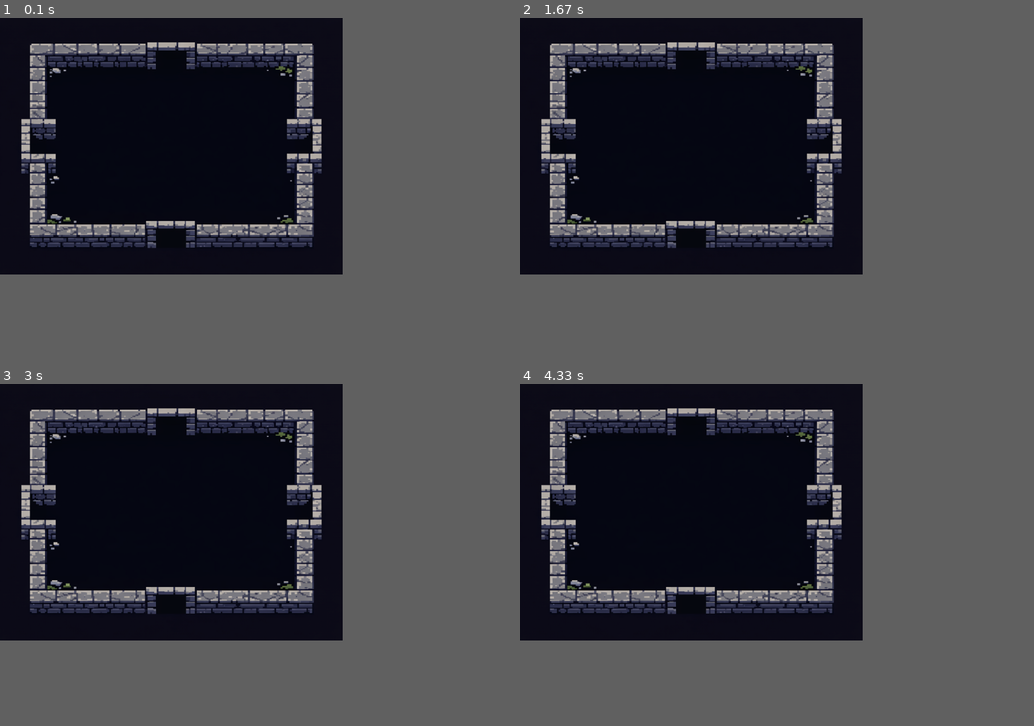
Above: before the commit, frames 1-4 (two rows, left to right).
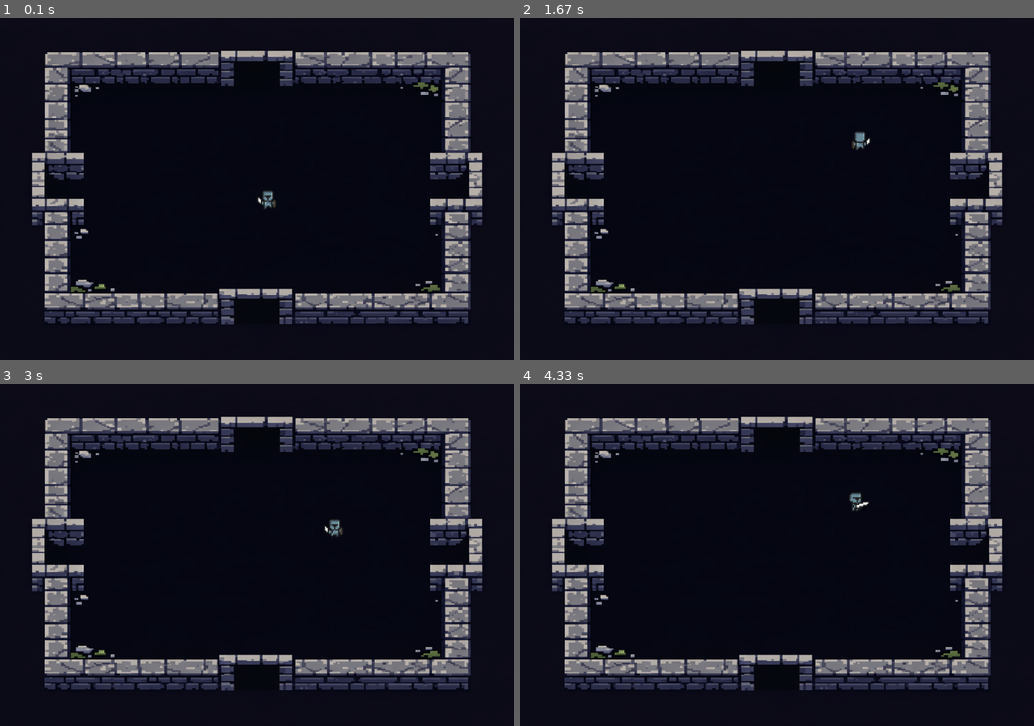
Above: after the commit, the same moments.

Repository: rasmusselsmark/pygame-dungeon
Game: pygame game, started from main.py
Same seed, same stepped clock (60 frames per second), same inputs: the game is played once before the commit and once after it.
Inputs:
- Up to frame 1 (0.1 s): no input
- Up to frame 2 (1.67 s): hold W 0.33-0.8 s; hold Right 0.33-0.8 s; hold Right 0.83-1.3 s; hold W 1.33-1.63 s
- Up to frame 3 (3 s): hold Right 1.67-2.13 s; hold A 2.17-2.7 s; hold Down from 2.73 s (still down)
- Up to frame 4 (4.33 s): release Down at 3.03 s; hold A 3.07-3.47 s; hold Up 3.5-3.87 s; hold D from 3.9 s (still down)
The window is 600x450 before the commit and 900x600 after it. Grey fills any space a smaller window leaves; there, only what the larger window draws over its background counts as a difference.

The runs differ from the first frame. In frame 1, 25% of the frame differs, in the area x 4-94%, y 7-90%; in frame 2, 25%; in frame 3, 25%; in frame 4, 25%.

Commit message:
Animated knight

Diff:
--- a/main.py
+++ b/main.py
@@ -2,7 +2,7 @@
 
 
 def main():
-    game = Game(width=800, height=600, title="2D Dungeon Game")
+    game = Game(width=1200, height=800, title="2D Dungeon Game")
     game.run()
 
 
--- a/src/game.py
+++ b/src/game.py
@@ -1,6 +1,7 @@
 import pygame
 import os
 from pygame.locals import *
+from src.player import Player
 
 
 class Game:
@@ -19,6 +20,9 @@
         self.background = pygame.image.load(bg_path).convert()
         self.background = pygame.transform.scale(self.background, (width, height))
 
+        # Create player in center of screen
+        self.player = Player(width // 2 - 24, height // 2 - 24)
+
     def handle_events(self):
         for event in pygame.event.get():
             if event.type == QUIT:
@@ -28,10 +32,12 @@
                     self.running = False
 
     def update(self):
-        pass
+        keys = pygame.key.get_pressed()
+        self.player.update(keys)
 
     def draw(self):
         self.screen.blit(self.background, (0, 0))
+        self.player.draw(self.screen)
         pygame.display.flip()
 
     def run(self):
--- /dev/null
+++ b/src/player.py
@@ -0,0 +1,94 @@
+import pygame
+import os
+
+
+class Player:
+    def __init__(self, x, y):
+        self.x = x
+        self.y = y
+        self.speed = 3
+        self.sprite_size = 32
+        self.scale = 3
+        self.display_size = self.sprite_size * self.scale
+
+        # Load sprite sheet
+        sheet_path = os.path.join("assets", "images", "knight.png")
+        self.sprite_sheet = pygame.image.load(sheet_path).convert_alpha()
+
+        # Animation state
+        self.direction = "down"
+        self.frame = 0
+        self.animation_speed = 0.15
+        self.animation_counter = 0
+        self.is_moving = False
+
+        # Sprite rows for each direction (row index in sprite sheet)
+        self.animations = {
+            "right": 0,
+            "up": 1,
+            "left": 2,
+            "down": 3,
+        }
+
+        # Current sprite
+        self.current_sprite = self.get_sprite(0, 0)
+
+    def get_sprite(self, col, row):
+        """Extract a sprite from the sprite sheet"""
+        sprite = pygame.Surface((self.sprite_size, self.sprite_size), pygame.SRCALPHA)
+        sprite.blit(self.sprite_sheet, (0, 0),
+                   (col * self.sprite_size, row * self.sprite_size,
+                    self.sprite_size, self.sprite_size))
+        return pygame.transform.scale(sprite, (self.display_size, self.display_size))
+
+    def update(self, keys):
+        """Update player position and animation"""
+        dx = 0
+        dy = 0
+
+        # Handle input (WASD and arrow keys)
+        if keys[pygame.K_LEFT] or keys[pygame.K_a]:
+            dx = -self.speed
+            self.direction = "left"
+            self.is_moving = True
+        elif keys[pygame.K_RIGHT] or keys[pygame.K_d]:
+            dx = self.speed
+            self.direction = "right"
+            self.is_moving = True
+
+        if keys[pygame.K_UP] or keys[pygame.K_w]:
+            dy = -self.speed
+            self.direction = "up"
+            self.is_moving = True
+        elif keys[pygame.K_DOWN] or keys[pygame.K_s]:
+            dy = self.speed
+            self.direction = "down"
+            self.is_moving = True
+
+        # Check if not moving
+        if dx == 0 and dy == 0:
+            self.is_moving = False
+            self.frame = 0
+
+        # Update position
+        self.x += dx
+        self.y += dy
+
+        # Update animation
+        if self.is_moving:
+            self.animation_counter += self.animation_speed
+            if self.animation_counter >= 1:
+                self.animation_counter = 0
+                self.frame = (self.frame + 1) % 8
+
+        # Get current sprite
+        row = self.animations[self.direction]
+        self.current_sprite = self.get_sprite(self.frame, row)
+
+    def draw(self, screen):
+        """Draw the player on screen"""
+        screen.blit(self.current_sprite, (self.x, self.y))
+
+    def get_rect(self):
+        """Get player rect for collision detection"""
+        return pygame.Rect(self.x, self.y, self.display_size, self.display_size)
Binary file added: assets/images/knight.png
